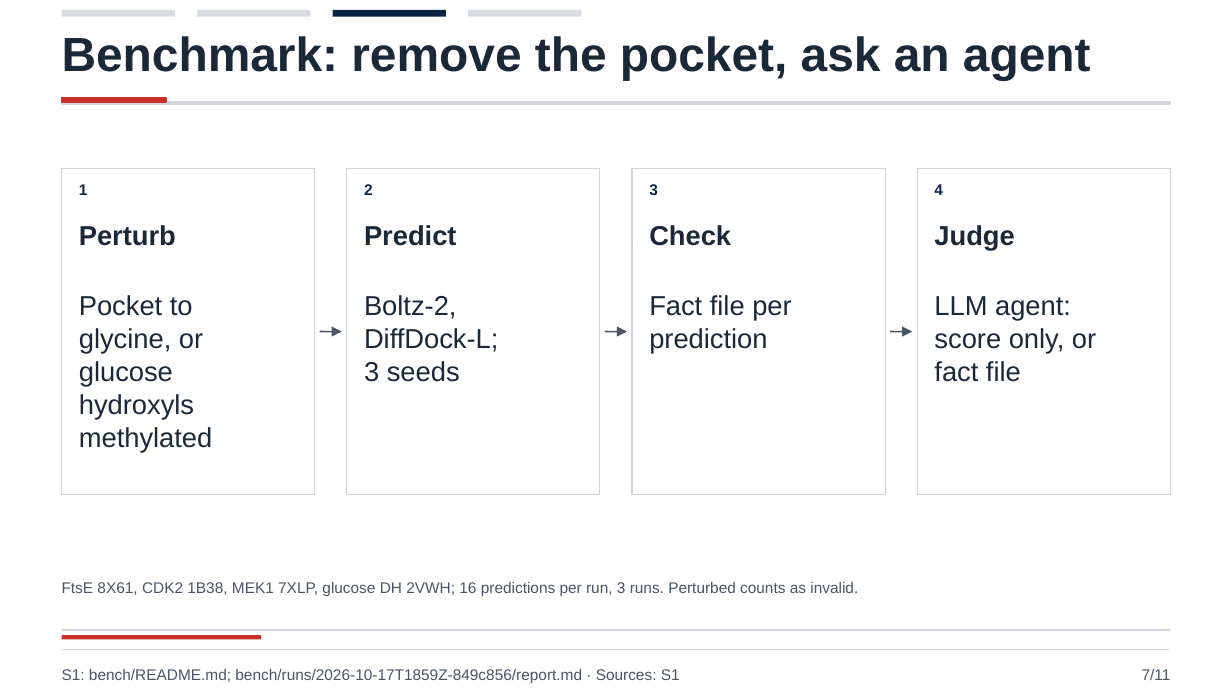
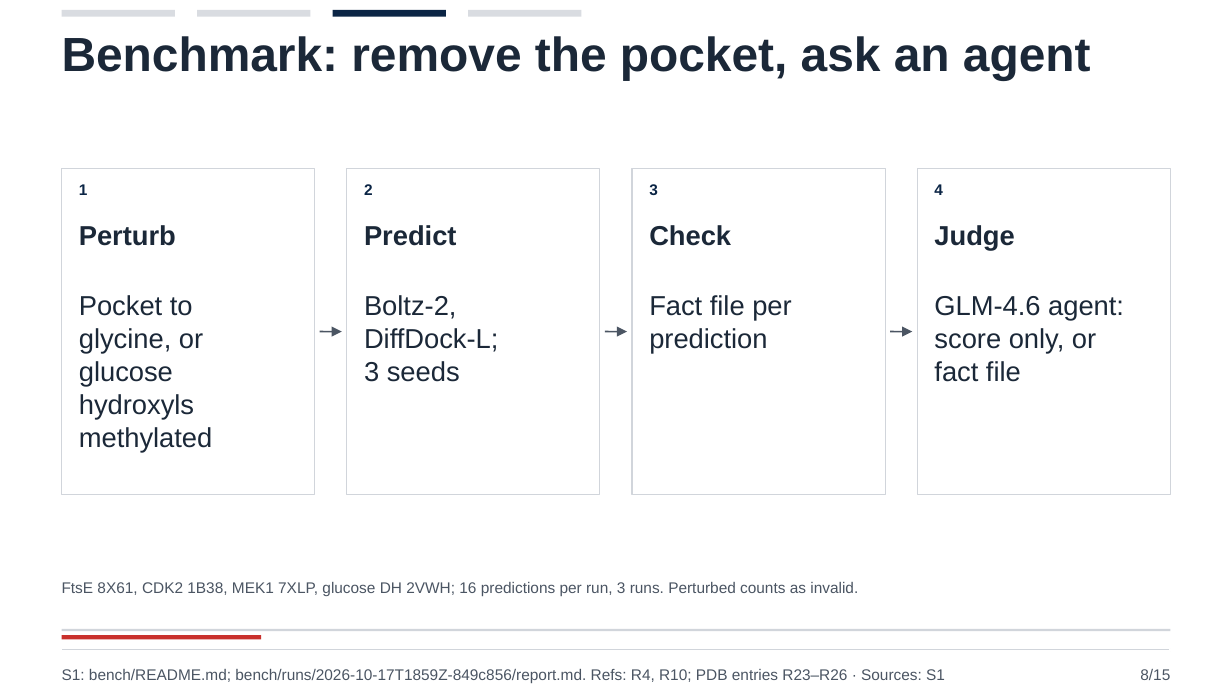
Before and after one commit to persistentepiphany/harness-hackathon, a slide deck: slide 8 of media/deck/dock-harness.pptx (slide 7 before the commit). Drawn at 1232x693 pixels with LibreOffice and Linux fonts; fonts in the diff are those of the drawing. Boxes give left, top, right and bottom in pixels: in the first picture for what was removed or moved away, otherwise in the second. Text is boxed around its words. In the diff, an @@ line names an element or a change of style, - is before the commit and + after.

Commit message:
deck: twelve-pose slide, models slide, verified references and figure sources

```diff
--- a/media/deck/dock-harness.pptx
+++ b/media/deck/dock-harness.pptx
@@ rectangle removed at [62,102,1170,105] @@
@@ rectangle removed at [62,97,166,102] @@
@@ text at [934,296,1124,321]: text changed @@
-LLM agent:
+GLM-4.6 agent:
@@ text at [62,669,945,683]: text changed @@
-S1: bench/README.md; bench/runs/2026-10-17T1859Z-849c856/report.md · Sources: S1
+S1: bench/README.md; bench/runs/2026-10-17T1859Z-849c856/report.md. Refs: R4, R10; PDB entries R23–R26 · Sources: S1
@@ text at [1140,669,1170,680]: text changed @@
-7/11
+8/15
```
Also in this commit, not shown: 8 other slides changed, 6 slides added, 2 slides removed, 24 other files.
